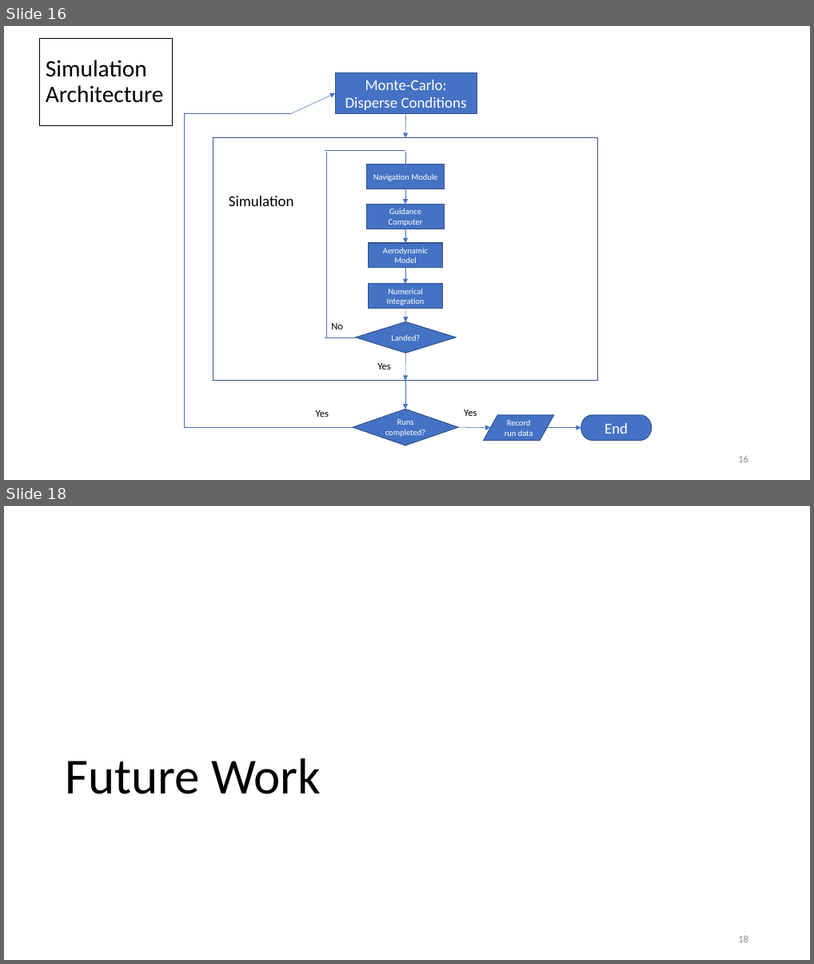
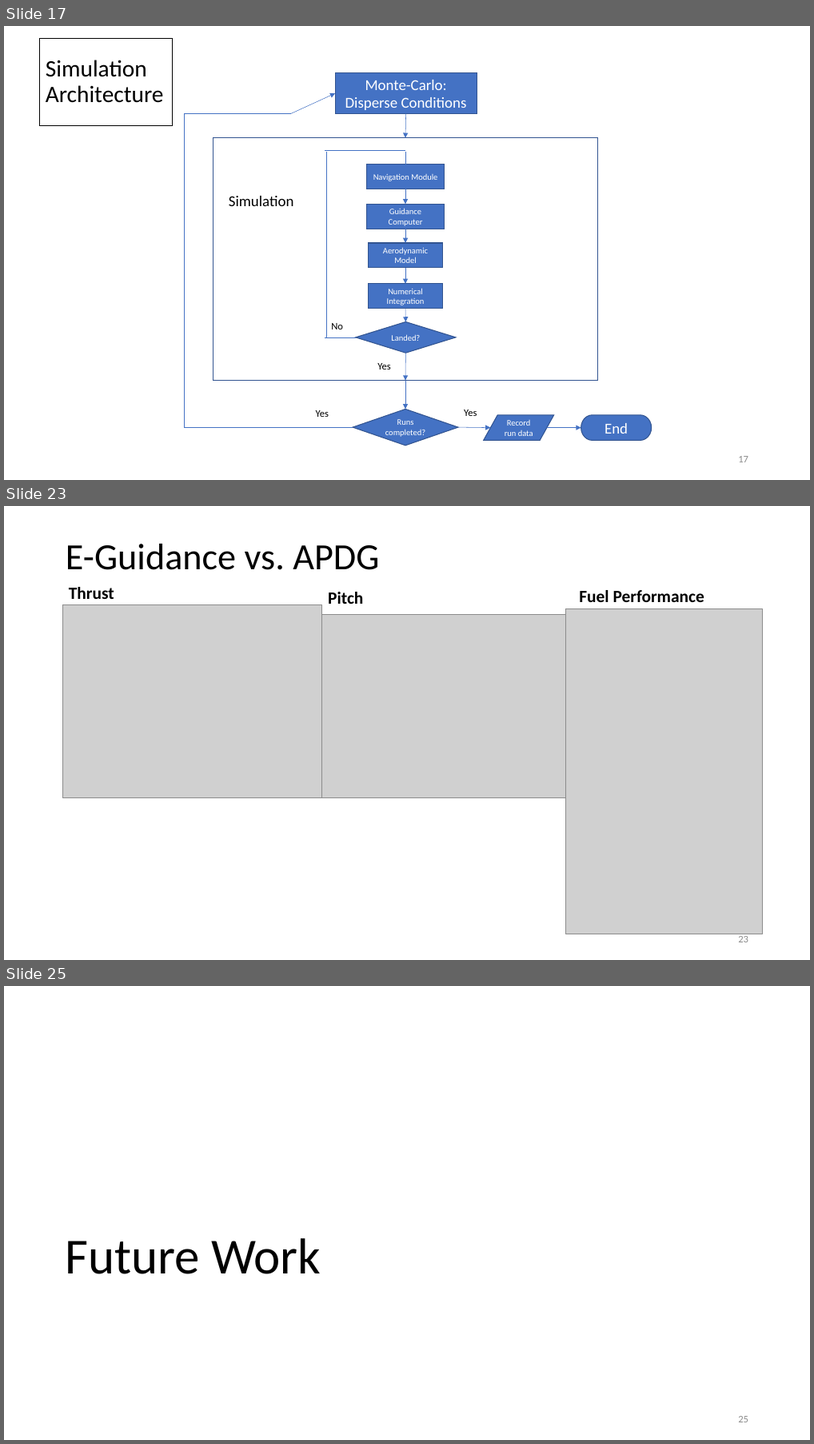
Before and after one commit to ldstrohl/Thesis, a slide deck: Written/Defense/Defense.pptx. Shown one above the other, each under a label of ours: slides 16 and 18 before the commit, slides 17, 23 and 25 after it; the slides between them are not shown. The pictures are 814x964 and 814x1444 pixels, drawn with LibreOffice and Linux fonts; fonts in the diff are those of the drawing; grey boxes stand for pictures. Boxes give left, top, right and bottom in pixels: in the first picture for what was removed or moved away, otherwise in the second. Text is boxed around its words. In the diff, an @@ line names an element or a change of style, - is before the commit and + after.

Commit message:
Finished Simulation section, started results
completed APDI criteria, E-Guidance vs. APDG, and Atmo vs. Vac

```diff
--- a/Written/Defense/Defense.pptx
+++ b/Written/Defense/Defense.pptx
@@ slide 23 added at (x1=4, y1=506, x2=810, y2=960), background #FFFFFF @@
@@ title added at (x1=66, y1=544, x2=379, y2=570), 44 pt, text #000000 @@
+E-Guidance vs. APDG
@@ text added at (x1=69, y1=587, x2=114, y2=599), 20.4 pt, text #000000, bold @@
+Thrust
@@ text added at (x1=328, y1=592, x2=363, y2=604), 20.4 pt, text #000000, bold @@
+Pitch
@@ text added at (x1=579, y1=590, x2=705, y2=602), 20.4 pt, text #000000, bold @@
+Fuel Performance
@@ picture added at (x1=62, y1=605, x2=322, y2=797) @@
@@ picture added at (x1=322, y1=614, x2=566, y2=797) @@
@@ picture added at (x1=566, y1=609, x2=762, y2=934) @@
@@ page number added at (x1=738, y1=936, x2=749, y2=942), 12 pt, text #8C8C8C @@
+23
@@ what was slide 16 is now slide 17 @@
@@ page number at (x1=738, y1=456, x2=749, y2=462): text changed @@
-16
+17
@@ what was slide 18 is now slide 25 @@
@@ page number at (x1=738, y1=1416, x2=749, y2=1422): text changed @@
-18
+25
```
Also in this commit, not shown: 1 slide changed, 6 other slides added, 1 other file.
